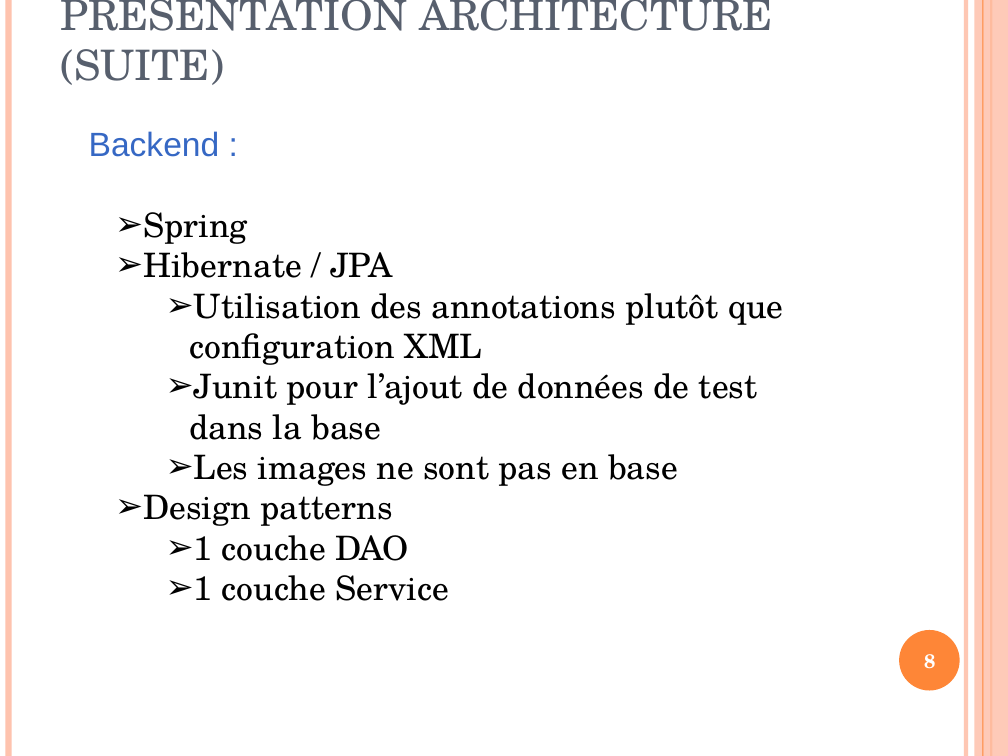
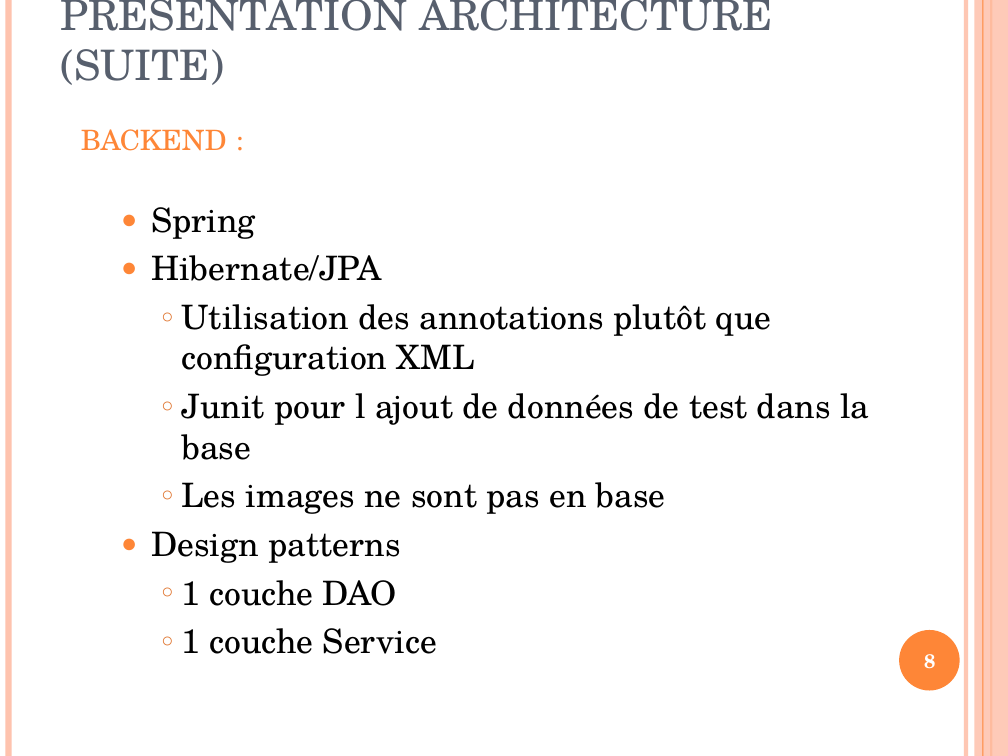
Before and after one commit to carlatgithub/jungleprod, a slide deck: slide 8 of SiteDeVenteEJungle.ppt. Drawn at 1008x756 pixels with LibreOffice and Linux fonts; fonts in the diff are those of the drawing. Boxes give left, top, right and bottom in pixels: in the first picture for what was removed or moved away, otherwise in the second. Text is boxed around its words. In the diff, an @@ line names an element or a change of style, - is before the commit and + after.

Commit message:
presentation

```diff
--- a/SiteDeVenteEJungle.ppt
+++ b/SiteDeVenteEJungle.ppt
@@ text "BACKEND :": place and size @@
-text "BACKEND :" at <box>89,131,784,601</box>
+text "BACKEND :" at <box>81,129,869,654</box>
@@ text at <box>81,129,227,151</box>: text changed; size 24 to 20 pt; font Arial to TeX Gyre Schola; text colour #3668C4 to #FE8637 @@
-Backend :
+BACKEND :
@@ text at <box>151,207,772,654</box>: bullet ➢ to ●; more space between paragraphs; bullet colour #000000 to #FE8637; bullet ➢ to ○; bullet colour #000000 to #E0752F @@
@@ text at <box>151,255,382,281</box>: text changed @@
-  ➢ Hibernate / JPA
+  ● Hibernate/JPA
@@ text at <box>182,393,869,460</box>: text changed @@
-    ➢ Junit pour l’ajout de données de test dans la base
+    ○ Junit pour l ajout de données de test dans la base
```
Also in this commit, not shown: 7 other slides changed, 1 slide added.
